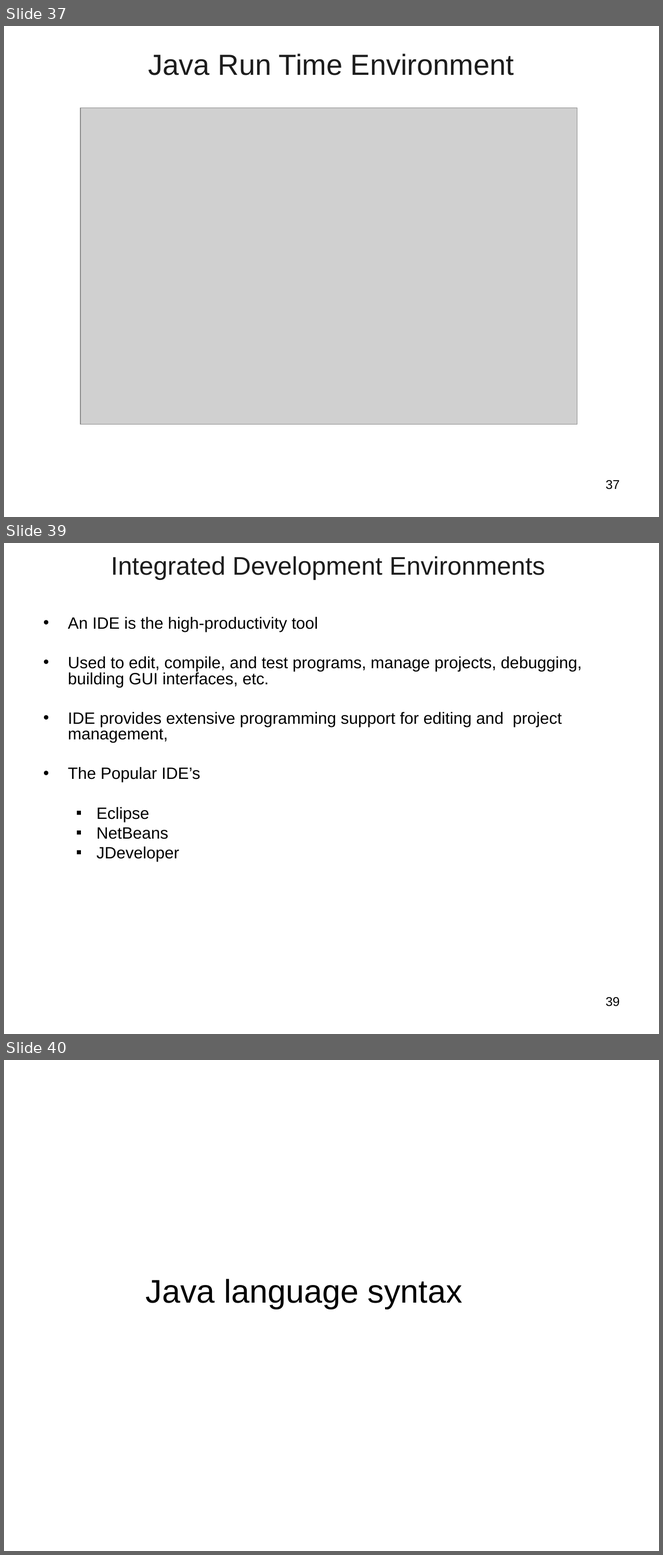
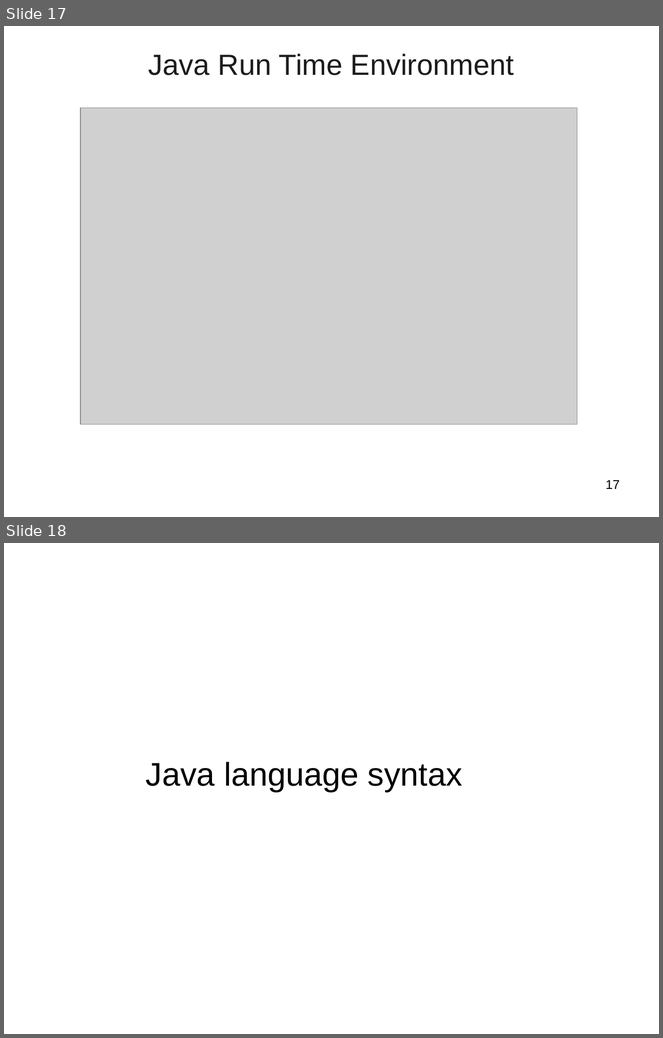
Before and after one commit to vatsanTraining/freshers_dec_2021, a slide deck: Java_Module_1_Excella.ppt. Shown one above the other, each under a label of ours: slides 37, 39 and 40 before the commit, slides 17 and 18 after it; the slides between them are not shown. The pictures are 663x1555 and 663x1038 pixels, drawn with LibreOffice and Linux fonts; fonts in the diff are those of the drawing; grey boxes stand for pictures; background and template pictures are left out. Boxes give left, top, right and bottom in pixels: in the first picture for what was removed or moved away, otherwise in the second. Text is boxed around its words. In the diff, an @@ line names an element or a change of style, - is before the commit and + after.

```diff
--- a/Java_Module_1_Excella.ppt
+++ b/Java_Module_1_Excella.ppt
@@ slide 39 removed at [4, 543, 659, 1034], background picture (left out) @@
@@ title removed at [111, 556, 545, 580] @@
-Integrated Development Environments
@@ text removed at [68, 617, 582, 862] @@
-• An IDE is the high-productivity tool
-• Used to edit, compile, and test programs, manage projects, debugging, building GUI interfaces, etc.
-• IDE provides extensive programming support for editing and project management,
-• The Popular IDE’s
-  ▪ Eclipse
-  ▪ NetBeans
-  ▪ JDeveloper
@@ page number removed at [606, 997, 620, 1007] @@
-39
@@ what was slide 37 is now slide 17 @@
@@ page number at [606, 480, 620, 489]: text changed @@
-37
+17
@@ what was slide 40 is now slide 18 @@
```
Also in this commit, not shown: 2 slides changed, 2 slides added, 21 other slides removed.
